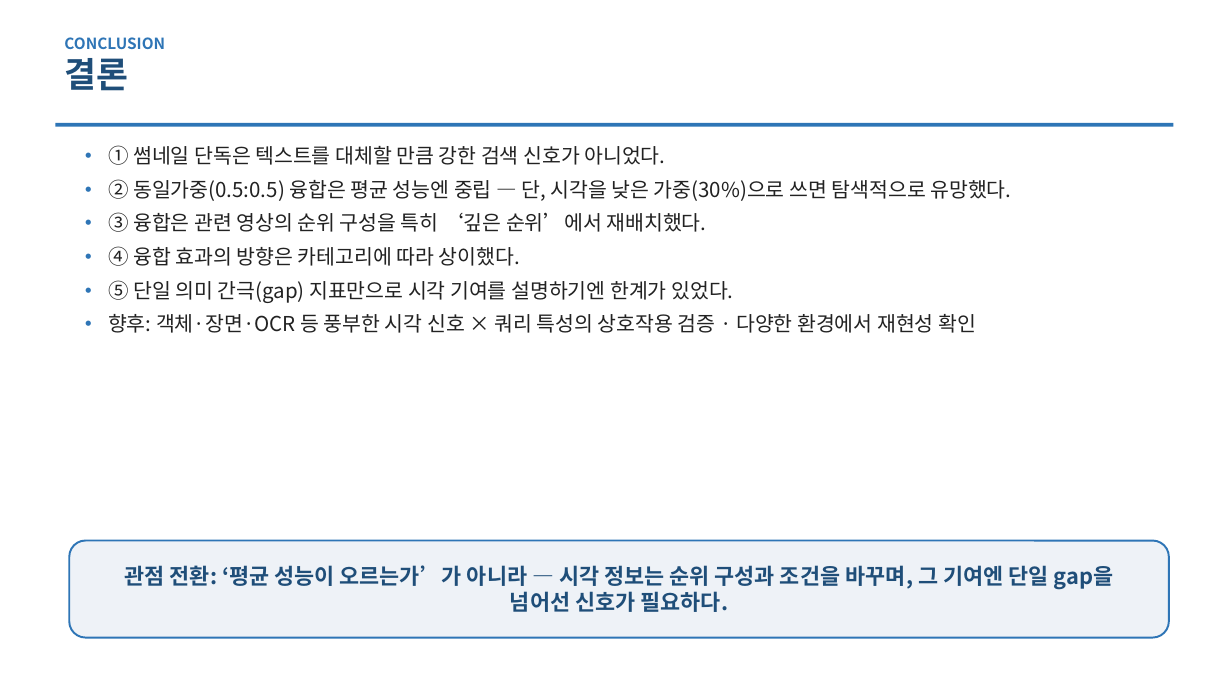
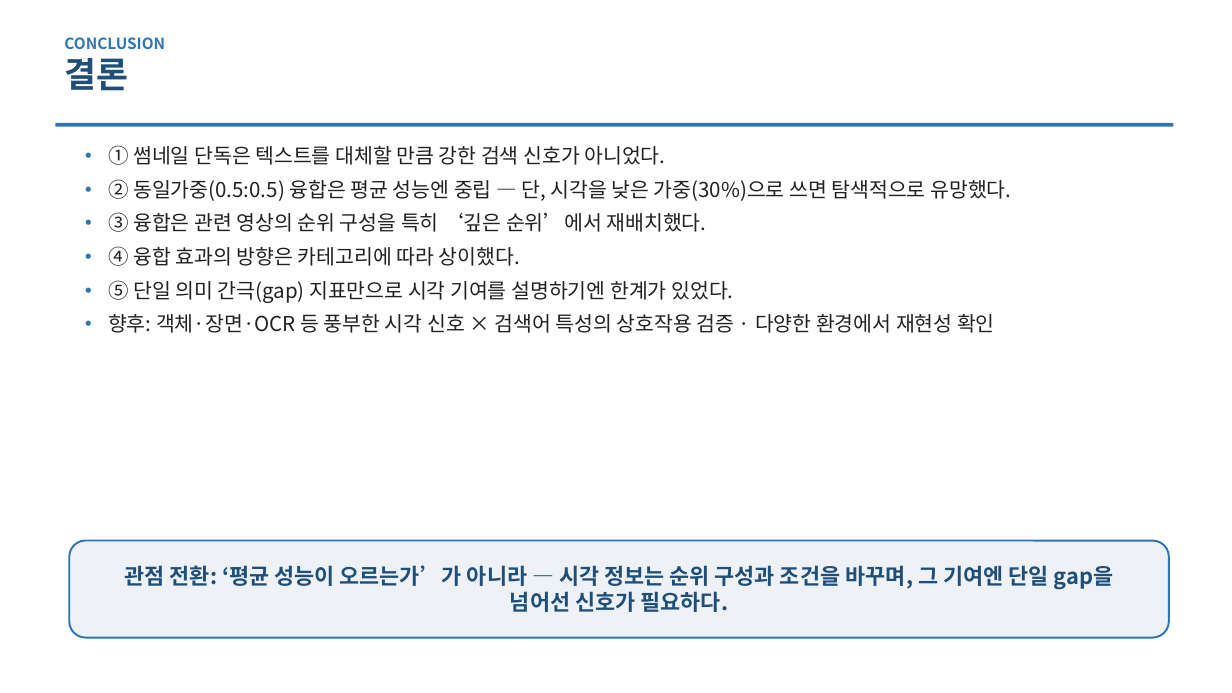
Before and after one commit to ThirdActiveDataExTech/thirdparty-metadata-ingestion, a slide deck: slide 13 of docs/research/P05_thumbnail_fusion/paper_KIICE_발표초안.pptx. Drawn at 1232x693 pixels with LibreOffice and Linux fonts; fonts in the diff are those of the drawing. Boxes give left, top, right and bottom in pixels: in the first picture for what was removed or moved away, otherwise in the second. Text is boxed around its words. In the diff, an @@ line names an element or a change of style, - is before the commit and + after.

```diff
--- a/docs/research/P05_thumbnail_fusion/paper_KIICE_발표초안.pptx
+++ b/docs/research/P05_thumbnail_fusion/paper_KIICE_발표초안.pptx
@@ text at (108,314,995,333): text changed @@
-• 향후: 객체·장면·OCR 등 풍부한 시각 신호 × 쿼리 특성의 상호작용 검증 · 다양한 환경에서 재현성 확인
+• 향후: 객체·장면·OCR 등 풍부한 시각 신호 × 검색어 특성의 상호작용 검증 · 다양한 환경에서 재현성 확인
```
Also in this commit, not shown: 7 other slides changed, 4 other files.
